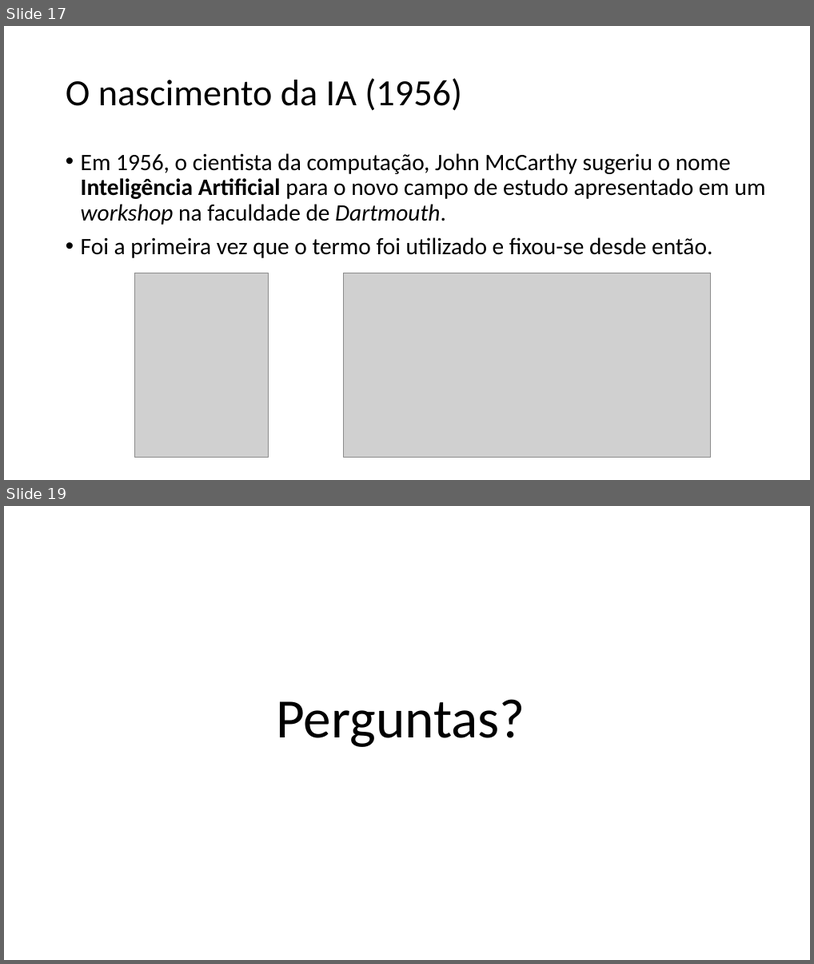
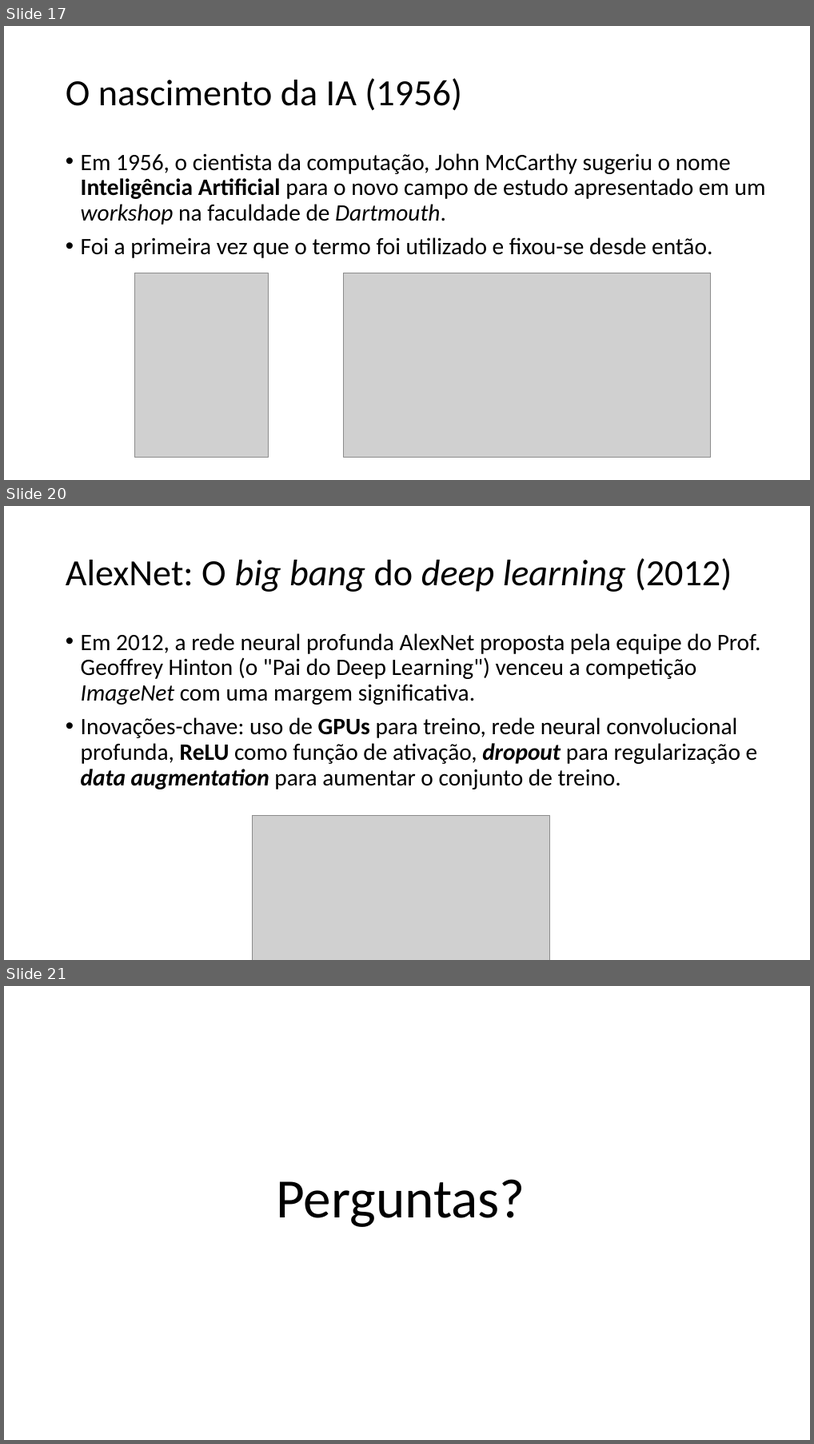
Before and after one commit to zz4fap/c24_inteligencia_artificial, a slide deck: slides/C24_Introdução.pptx. Shown one above the other, each under a label of ours: slides 17 and 19 before the commit, slides 17, 20 and 21 after it; the slides between them are not shown. The pictures are 814x964 and 814x1444 pixels, drawn with LibreOffice and Linux fonts; fonts in the diff are those of the drawing; grey boxes stand for pictures. Boxes give left, top, right and bottom in pixels: in the first picture for what was removed or moved away, otherwise in the second. Text is boxed around its words. In the diff, an @@ line names an element or a change of style, - is before the commit and + after.

```diff
--- a/slides/C24_Introdução.pptx
+++ b/slides/C24_Introdução.pptx
@@ slide 20 added at <box>4,506,810,960</box>, background #FFFFFF @@
@@ title added at <box>66,558,733,592</box>, 44 pt, text #000000, italic @@
+AlexNet: O big bang do deep learning (2012)
@@ text added at <box>81,633,762,789</box>, 28 pt, text #000000 @@
+• Em 2012, a rede neural profunda AlexNet proposta pela equipe do Prof. Geoffrey Hinton (o "Pai do Deep Learning") venceu a competição ImageNet com uma margem significativa.
+• Inovações-chave: uso de GPUs para treino, rede neural convolucional profunda, ReLU como função de ativação, dropout para regularização e data augmentation para aumentar o conjunto de treino.
@@ picture added at <box>253,815,550,960</box> @@
@@ what was slide 19 is now slide 21 @@
```
Also in this commit, not shown: 1 slide changed, 1 other slide added.
